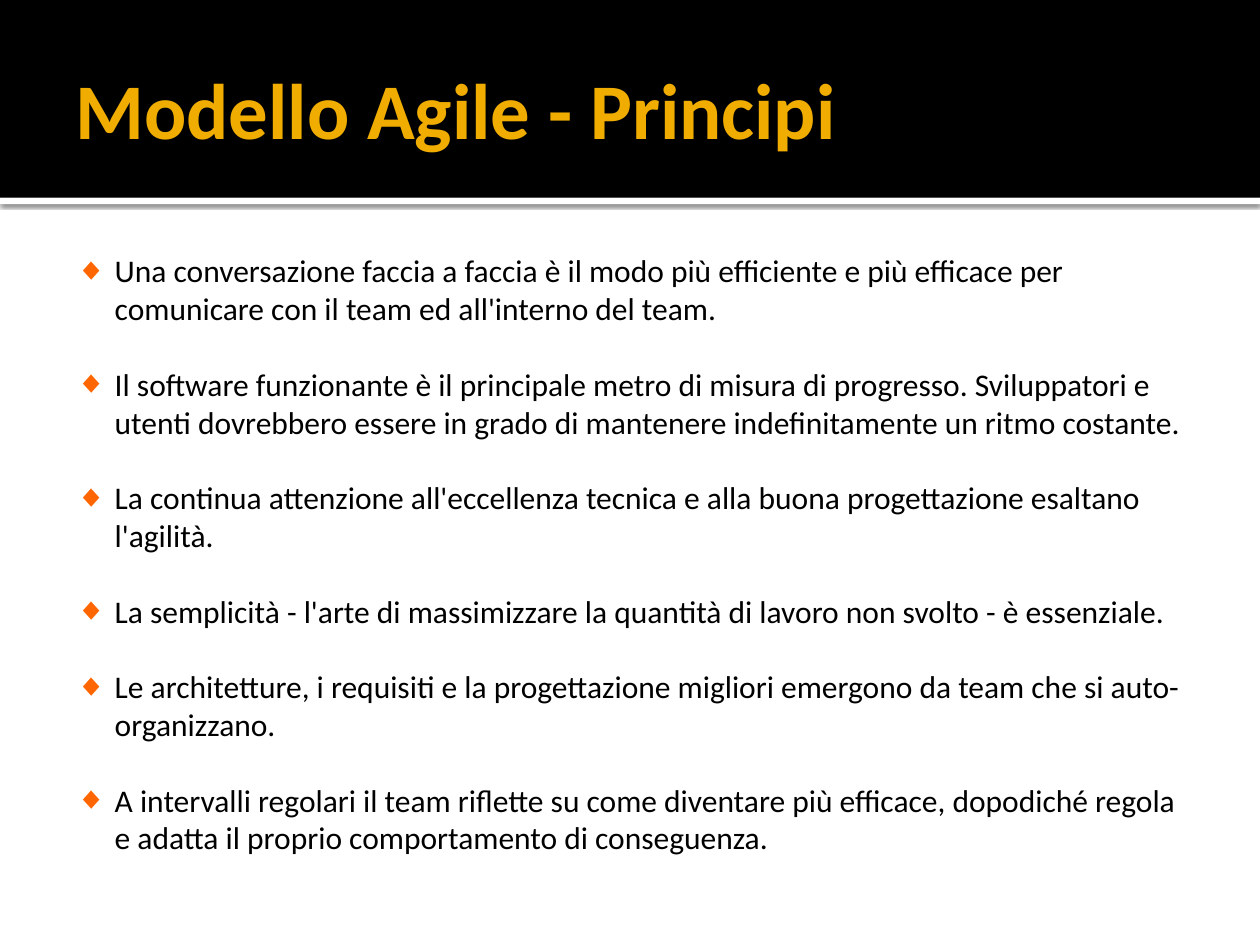
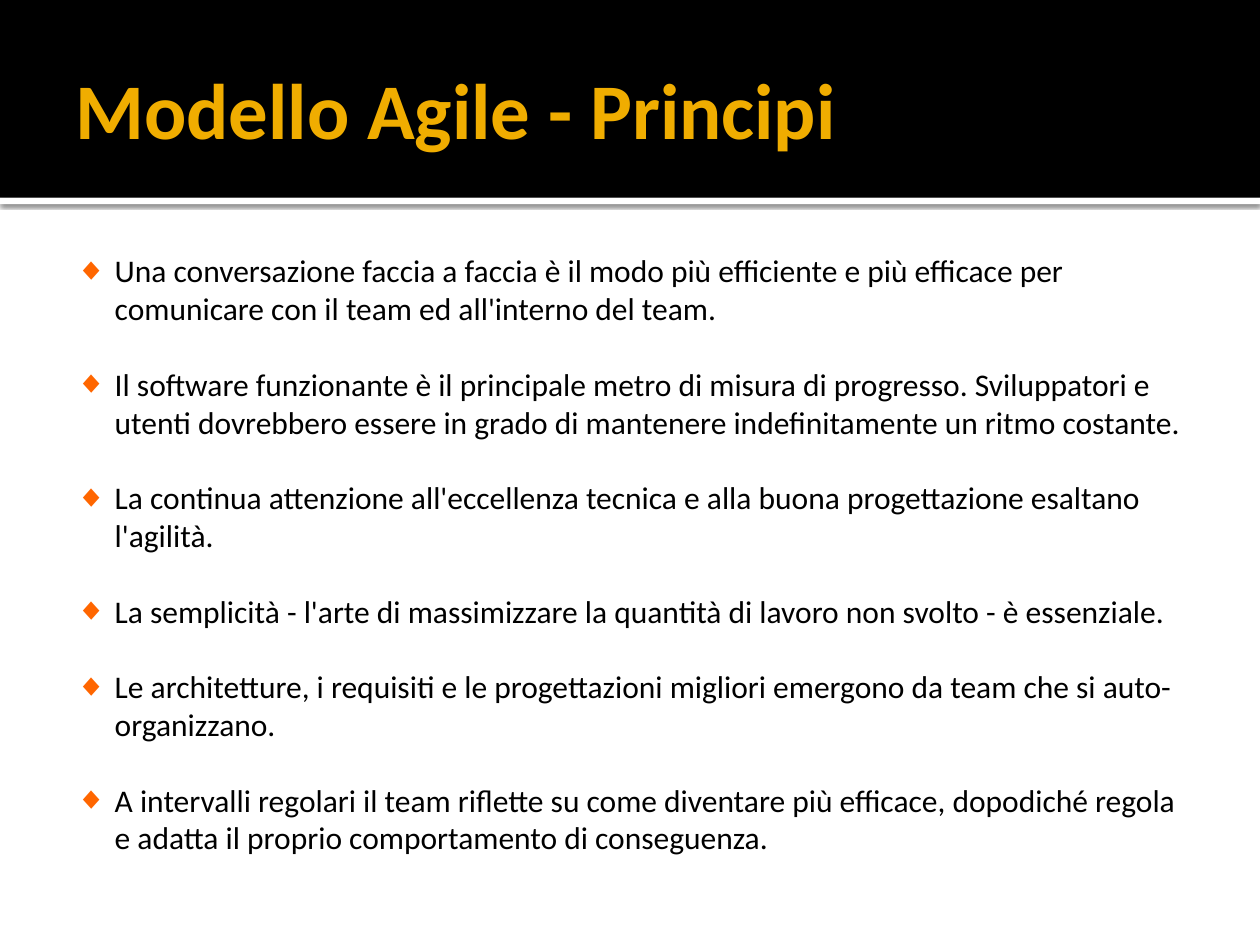
Before and after one commit to yan0z/ISW, a slide deck: slide 18 of Quesito 6 Team/Presentation1.pptx (slide 17 before the commit). Drawn at 1260x945 pixels with LibreOffice and Linux fonts; fonts in the diff are those of the drawing. Boxes give left, top, right and bottom in pixels: in the first picture for what was removed or moved away, otherwise in the second. Text is boxed around its words. In the diff, an @@ line names an element or a change of style, - is before the commit and + after.

```diff
--- a/Quesito 6 Team/Presentation1.pptx
+++ b/Quesito 6 Team/Presentation1.pptx
@@ text at bbox=[115, 676, 1171, 742]: text changed @@
-◆ Le architetture, i requisiti e la progettazione migliori emergono da team che si auto-organizzano.
+◆ Le architetture, i requisiti e le progettazioni migliori emergono da team che si auto-organizzano.
```
Also in this commit, not shown: 6 other slides changed, 7 slides added, 10 slides removed.
